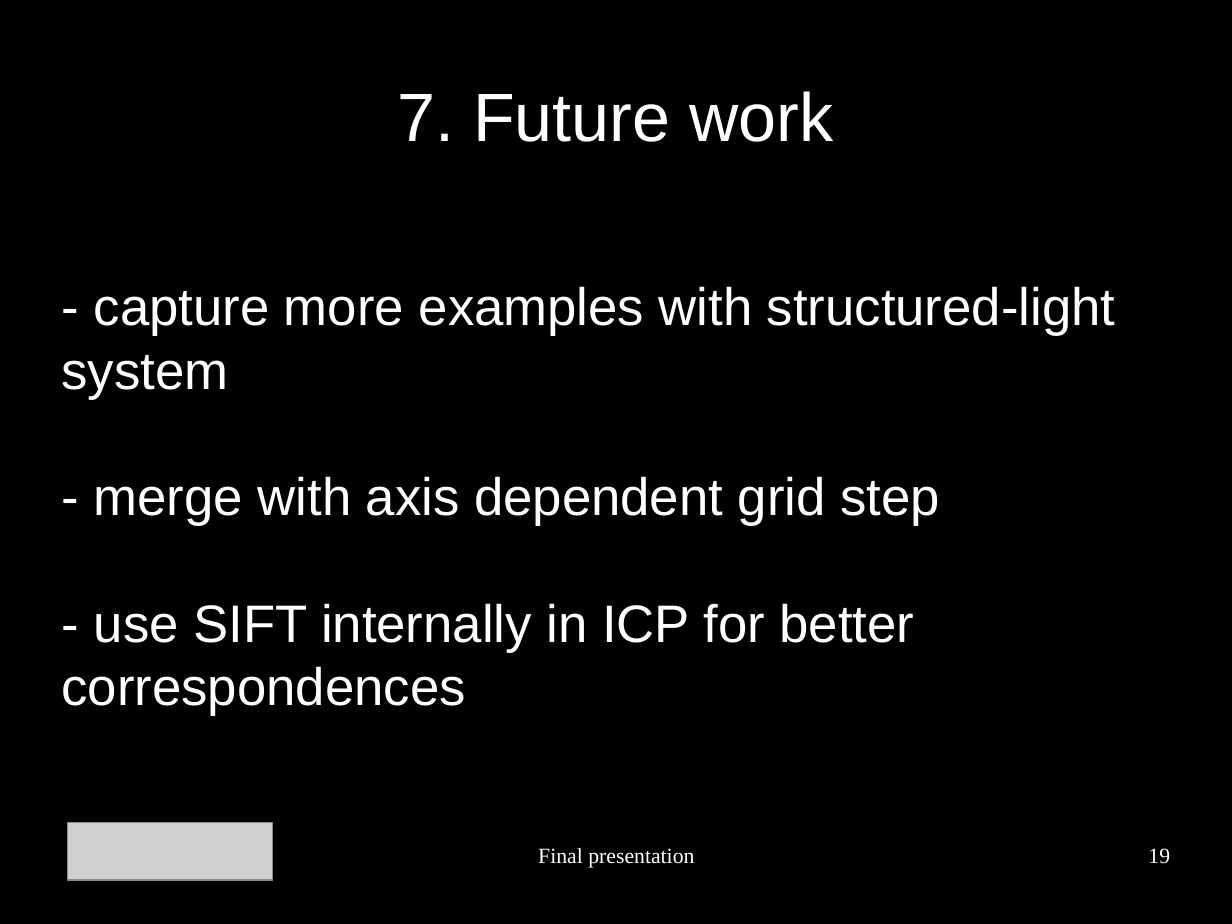
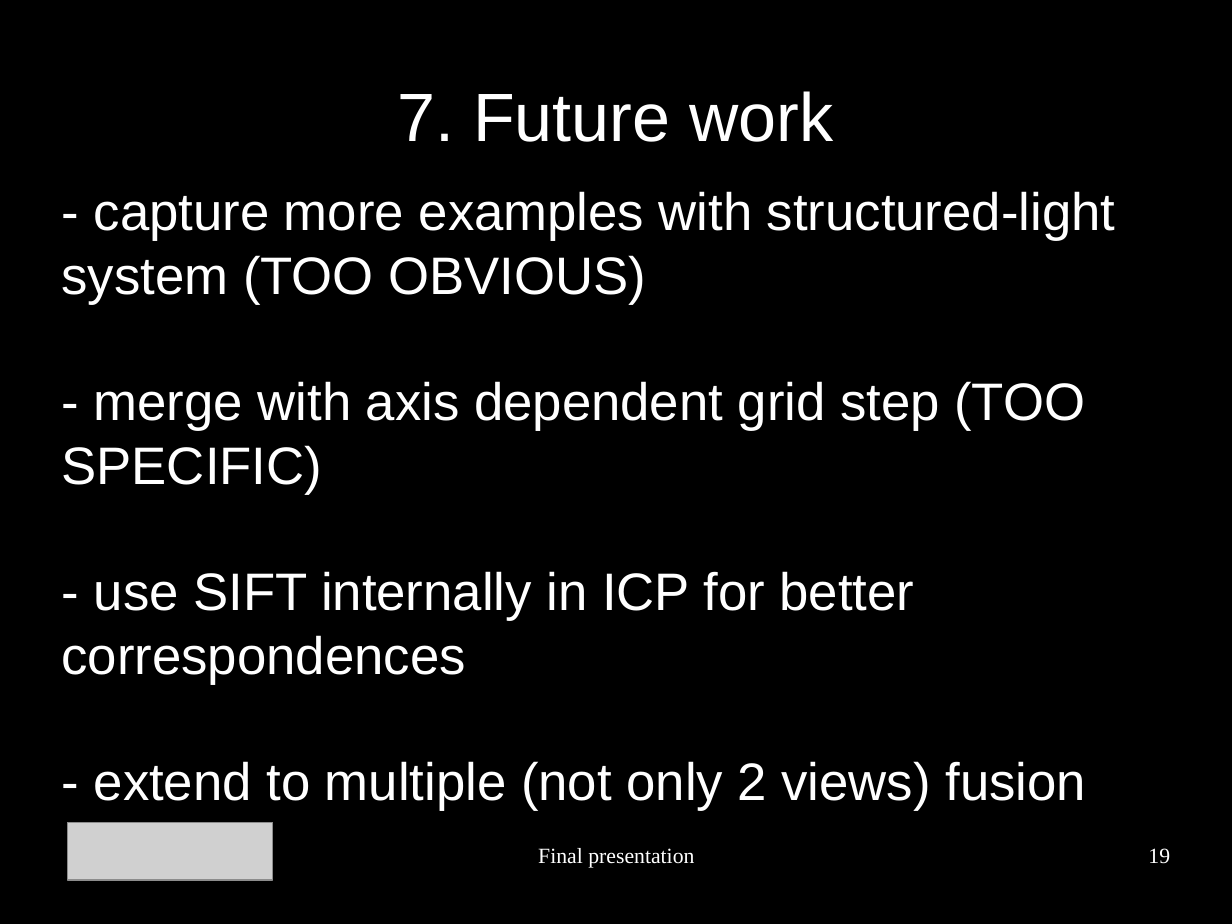
Before and after one commit to AlexVeuthey/KinectFusion, a slide deck: slide 19 of presentation_final/presentation.odp. Drawn at 1232x924 pixels with LibreOffice and Linux fonts; fonts in the diff are those of the drawing; grey boxes stand for pictures. Boxes give left, top, right and bottom in pixels: in the first picture for what was removed or moved away, otherwise in the second. Text is boxed around its words. In the diff, an @@ line names an element or a change of style, - is before the commit and + after.

```diff
--- a/presentation_final/presentation.odp
+++ b/presentation_final/presentation.odp
@@ subtitle at (x1=62, y1=191, x2=1115, y2=494): text changed @@
-- capture more examples with structured-light system
-- merge with axis dependent grid step
+- capture more examples with structured-light system (TOO OBVIOUS)
+- merge with axis dependent grid step (TOO SPECIFIC)
@@ subtitle at (x1=94, y1=761, x2=1087, y2=811): paragraph added @@
+- extend to multiple (not only 2 views) fusion
```
Also in this commit, not shown: 2 other slides changed, 14 other files.
